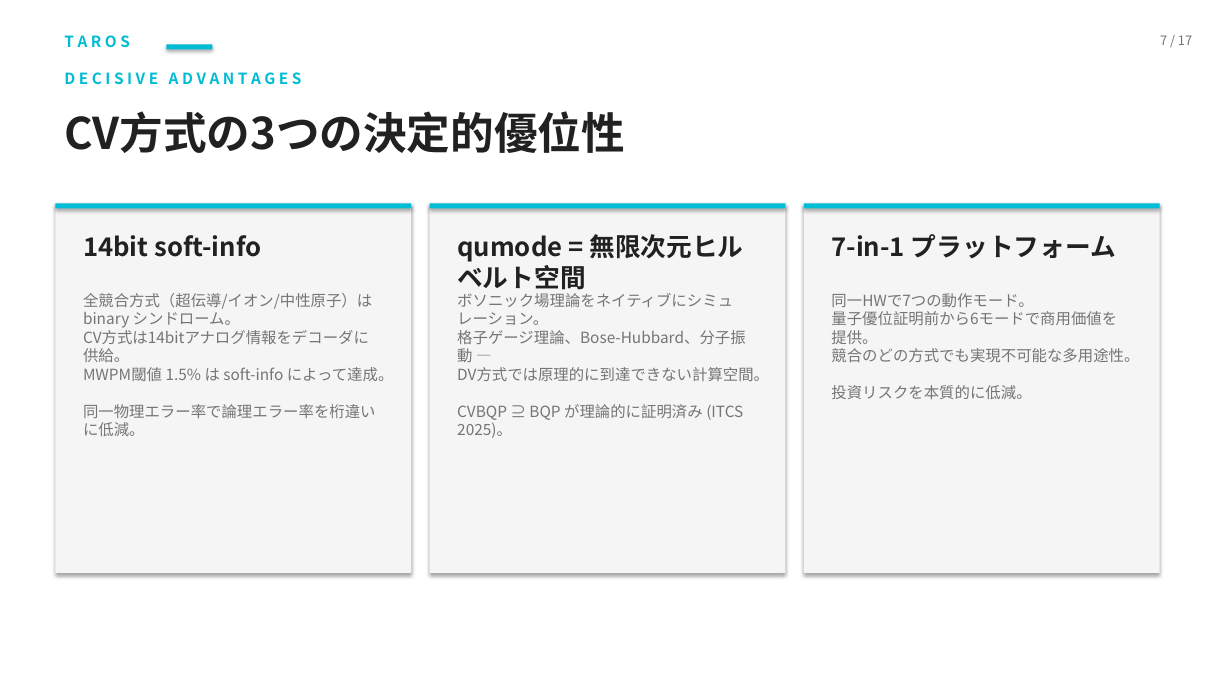
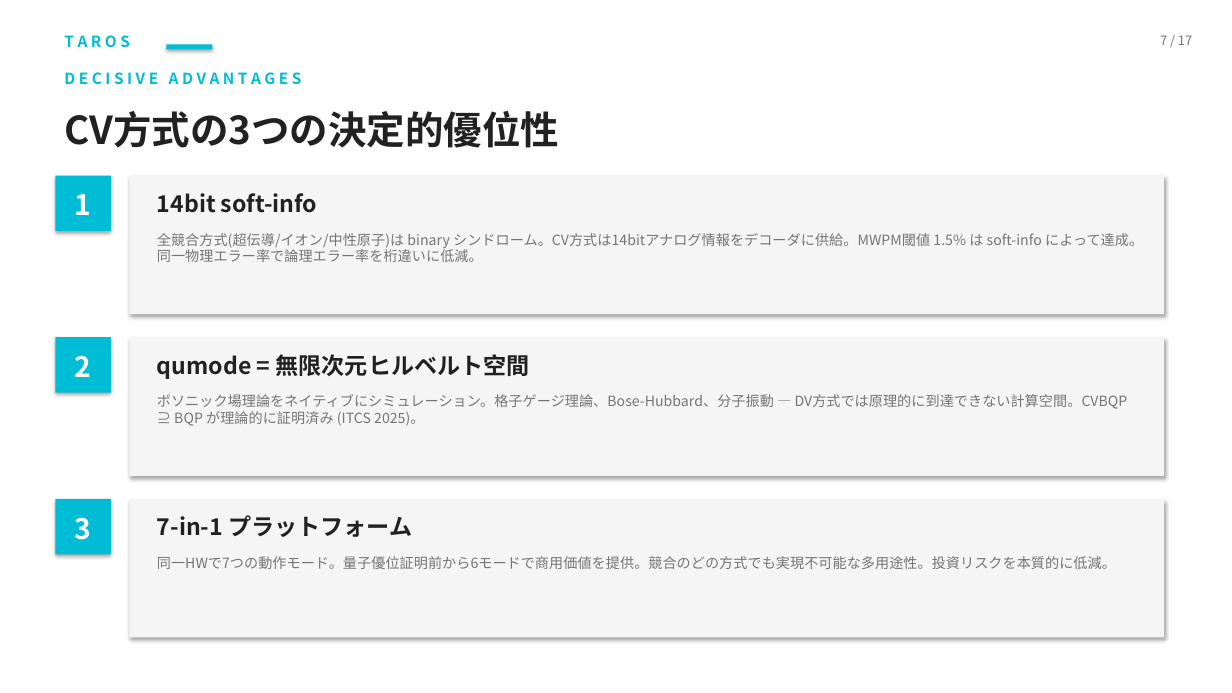
Before and after one commit to TomohiroTani28/Taros, a slide deck: slide 7 of assets/TAROS_Investor_Pitch_Revised.pptx. Drawn at 1232x693 pixels with LibreOffice and Linux fonts; fonts in the diff are those of the drawing. Boxes give left, top, right and bottom in pixels: in the first picture for what was removed or moved away, otherwise in the second. Text is boxed around its words. In the diff, an @@ line names an element or a change of style, - is before the commit and + after.

```diff
--- a/assets/TAROS_Investor_Pitch_Revised.pptx
+++ b/assets/TAROS_Investor_Pitch_Revised.pptx
@@ text "CV方式の3つの決定的優位性" at box(64, 111, 559, 148): size 34 to 30 pt @@
@@ rectangle added at box(55, 176, 111, 231), fill #00BCD4 @@
@@ rectangle added at box(129, 176, 1165, 314), fill #F5F5F5 @@
@@ rectangle removed at box(55, 203, 411, 573) @@
@@ rectangle removed at box(55, 203, 411, 209) @@
@@ text added at box(75, 194, 92, 215), 22 pt, text #FFFFFF, bold @@
+1
@@ text "14bit soft-info": place and size @@
-text "14bit soft-info" at box(83, 235, 261, 257)
+text "14bit soft-info" at box(157, 193, 317, 213)
@@ rectangle removed at box(804, 203, 1160, 573) @@
@@ rectangle removed at box(804, 203, 1160, 209) @@
@@ text at box(157, 233, 1143, 262): text changed; size 12 to 11 pt @@
-全競合方式（超伝導/イオン/中性原子）は binary シンドローム。
-CV方式は14bitアナログ情報をデコーダに供給。
-MWPM閾値 1.5% は soft-info によって達成。
-同一物理エラー率で論理エラー率を桁違いに低減。
+全競合方式(超伝導/イオン/中性原子)は binary シンドローム。CV方式は14bitアナログ情報をデコーダに供給。MWPM閾値 1.5% は soft-info によって達成。同一物理エラー率で論理エラー率を桁違いに低減。
@@ rectangle: place and size @@
-rectangle at box(430, 203, 786, 209)
+rectangle at box(55, 337, 111, 393)
@@ text added at box(75, 355, 92, 377), 22 pt, text #FFFFFF, bold @@
+2
@@ rectangle: place and size @@
-rectangle at box(430, 203, 786, 573)
+rectangle at box(129, 337, 1165, 476)
@@ text "qumode = 無限次元ヒルベルト空間": place and size @@
-text "qumode = 無限次元ヒルベルト空間" at box(457, 234, 743, 294)
+text "qumode = 無限次元ヒルベルト空間" at box(157, 354, 530, 379)
@@ text at box(157, 394, 1128, 426): text changed; size 12 to 11 pt @@
-ボソニック場理論をネイティブにシミュレーション。
-格子ゲージ理論、Bose-Hubbard、分子振動 —
-DV方式では原理的に到達できない計算空間。
-CVBQP ⊇ BQP が理論的に証明済み (ITCS 2025)。
+ボソニック場理論をネイティブにシミュレーション。格子ゲージ理論、Bose-Hubbard、分子振動 — DV方式では原理的に到達できない計算空間。CVBQP ⊇ BQP が理論的に証明済み (ITCS 2025)。
@@ rectangle added at box(55, 499, 111, 555), fill #00BCD4 @@
@@ rectangle added at box(129, 499, 1165, 638), fill #F5F5F5 @@
@@ size 20 to 18 pt in 3 elements at box(157, 354, 530, 379), box(157, 193, 317, 213), box(157, 515, 412, 537) @@
@@ text "7-in-1 プラットフォーム": place and size @@
-text "7-in-1 プラットフォーム" at box(831, 234, 1116, 258)
+text "7-in-1 プラットフォーム" at box(157, 515, 412, 537)
@@ text added at box(75, 517, 92, 540), 22 pt, text #FFFFFF, bold @@
+3
@@ text at box(157, 556, 1116, 569): text changed; size 12 to 11 pt @@
-同一HWで7つの動作モード。
-量子優位証明前から6モードで商用価値を提供。
-競合のどの方式でも実現不可能な多用途性。
-投資リスクを本質的に低減。
+同一HWで7つの動作モード。量子優位証明前から6モードで商用価値を提供。競合のどの方式でも実現不可能な多用途性。投資リスクを本質的に低減。
```
Also in this commit, not shown: 16 other slides changed, 2 other files.
